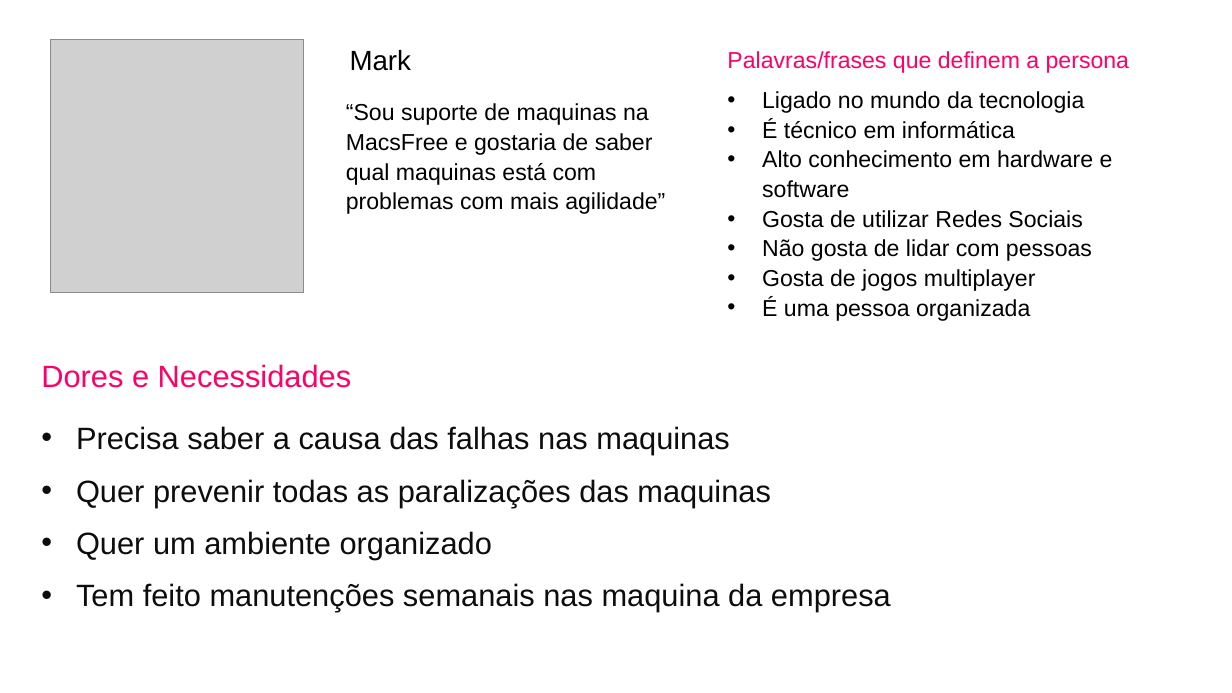
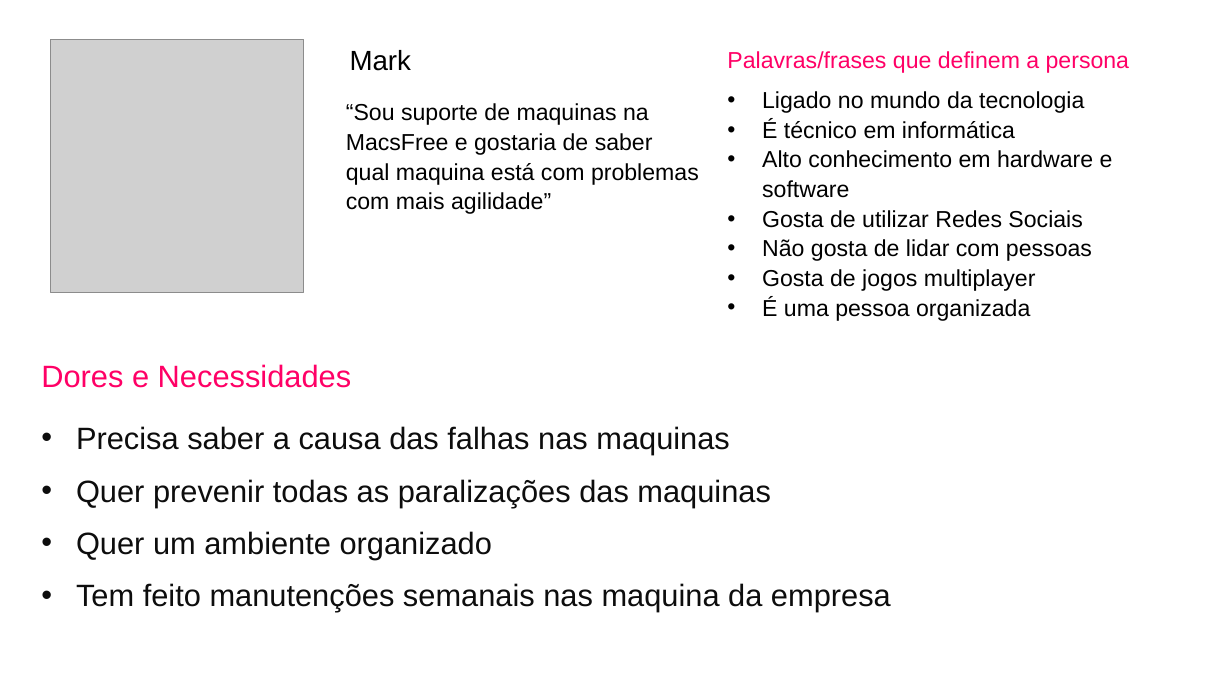
Before and after one commit to Wesleysou/Grupo-7, a slide deck: slide 2 of Pesquisa e Inovção/proto-persona.pptx. Drawn at 1232x693 pixels with LibreOffice and Linux fonts; fonts in the diff are those of the drawing; grey boxes stand for pictures. Boxes give left, top, right and bottom in pixels: in the first picture for what was removed or moved away, otherwise in the second. Text is boxed around its words. In the diff, an @@ line names an element or a change of style, - is before the commit and + after.

```diff
--- a/Pesquisa e Inovção/proto-persona.pptx
+++ b/Pesquisa e Inovção/proto-persona.pptx
@@ text at [346, 103, 699, 214]: text changed @@
-“Sou suporte de maquinas na MacsFree e gostaria de saber qual maquinas está com problemas com mais agilidade”
+“Sou suporte de maquinas na MacsFree e gostaria de saber qual maquina está com problemas com mais agilidade”
```
Also in this commit, not shown: 1 other slide changed.
